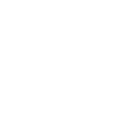
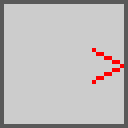
Revision of a layered 128px x 128px image; what changed, layer by layer:
showed "FacingArrow", moved it above "BasicUnpassable" over [left=92, top=48, right=124, bottom=84]
showed "BasicWall" (2nd of 2) over [left=0, top=0, right=128, bottom=128]
